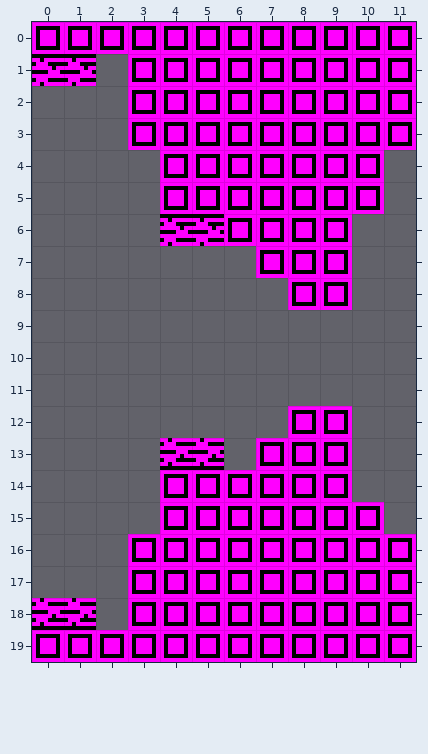
An edit to a level. Tiled map, assets/data/mapchunks/level_1/o-20.tmx. The first picture shows the starting point.
Cells are 8x8 px. Shown: x 0..11, y 0..19.
The same view after the edit:
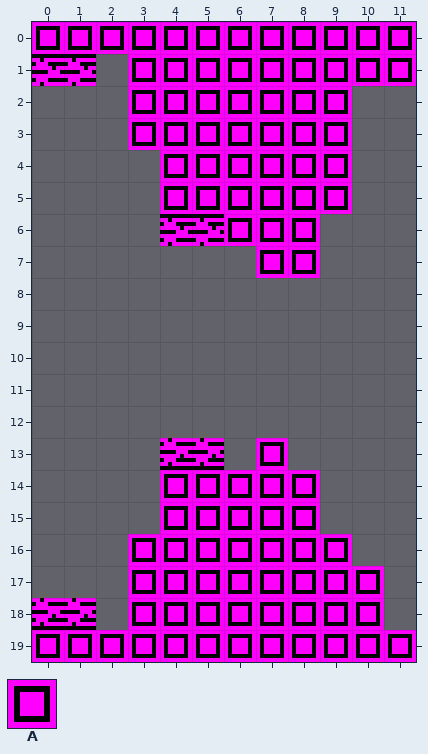
Key: from "tiles": A 1 "open".
_ is an empty cell.
What changed:
Layer "main":
y 2..3: x 10..11 AA -> __
y 4..5: x 10 A -> _
y 6..7: x 9 A -> _
y 8: x 8..9 AA -> __
y 12..13: x 8..9 AA -> __
y 14: x 9 A -> _
y 15: x 9..10 AA -> __
y 16: x 10..11 AA -> __
y 17..18: x 11 A -> _
